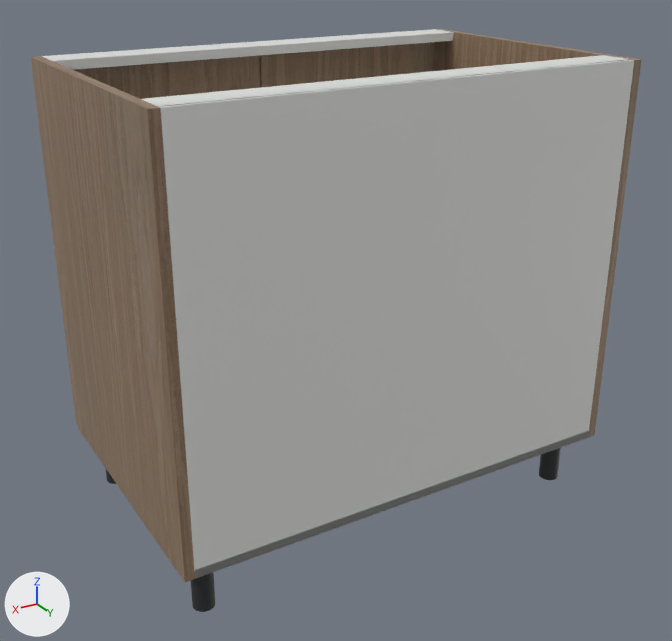
Before and after pictures for a commit that changed the glTF model storefront/public/cabinet-inventory/models/oppein-pb-mnw-b36fh.glb.
Both versions are drawn from a 50 mm camera at (1.334, 1.175, 1.101) aimed at (0.463, -0.276, 0.376). The lights are fixed; the arrows at lower left show +X, +Y and +Z. The picture after the commit comes second. Where no turn or scale is listed for an object, it has been applied to the vertices.

Names of what the first picture shows: 'Adjustable foot.002', 'Cabinet back', 'Cabinet bottom', 'Cabinet side', 'Cabinet side.001', 'Door', 'Door.001', 'Top support rail', 'Top support rail.001' and 2 more.
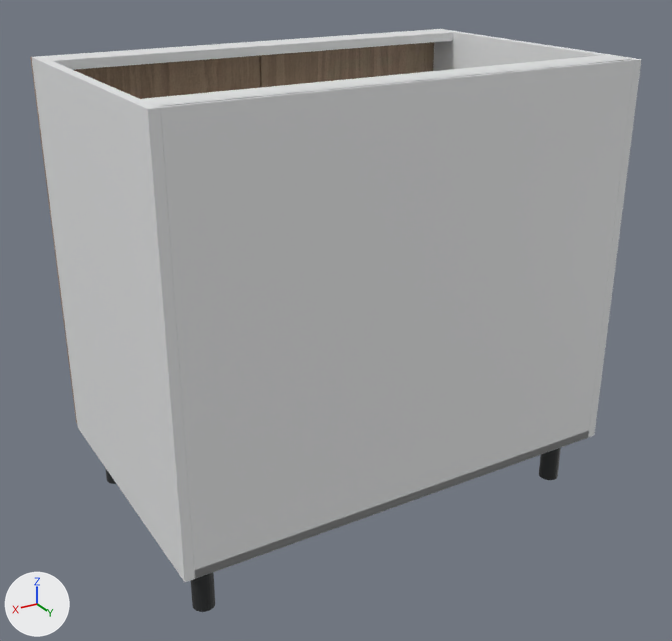
The edits, one by one:
Material 'White cabinet carcass' (mat_white_cabinet_carcass) is new.
Its base color is (0.82, 0.83, 0.835) (white #eaebec).
Its roughness is 0.48.
me_cube has 56 vertices, 108 faces and spans x -0.009..0.009, y -0.293..0.293, z -0.381..0.381.
me_cube no longer uses material mat_supplier_finish___natural_wood (picture img_oak).
me_cube gains material mat_white_cabinet_carcass (white #eaebec).
me_cube_001 has 56 vertices, 108 faces and spans x -0.009..0.009, y -0.293..0.293, z -0.381..0.381.
me_cube_001 no longer uses material mat_supplier_finish___natural_wood (picture img_oak).
me_cube_001 gains material mat_white_cabinet_carcass (white #eaebec).

Changed parts and their boxes [x1, y1, x2, y2] in the pictures (672 x 641 px):
'Cabinet side.001', recoloured (brown to white): [31, 56, 195, 582] in both
'Cabinet side', recoloured: [433, 29, 641, 438] in both
